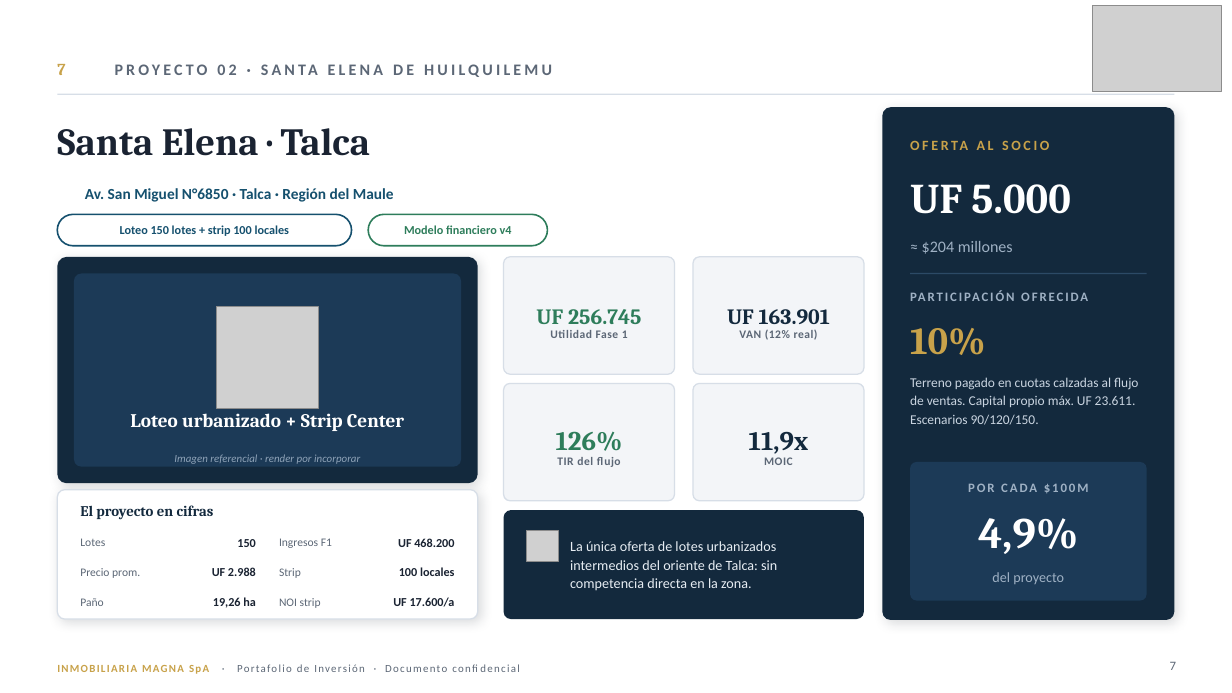
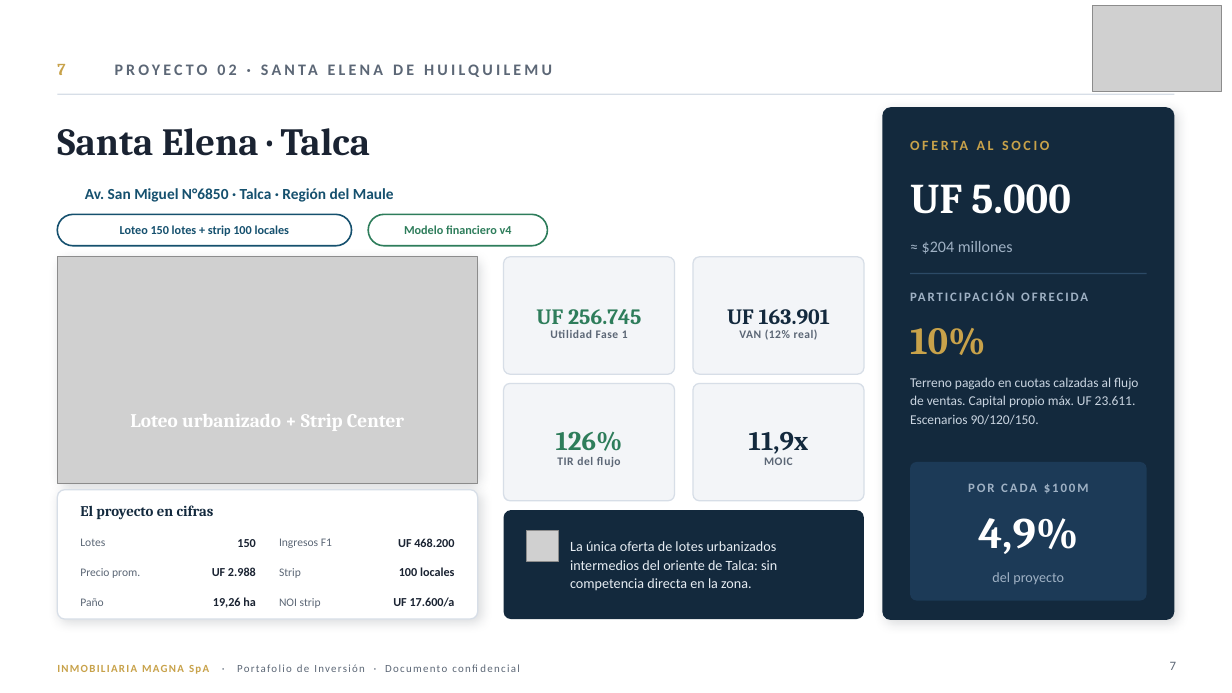
Before and after one commit to aramirezschuchhardt-eng/ali, a slide deck: slide 7 of Portafolio_Inversion_Magna_2026_MAGNA.pptx. Drawn at 1232x693 pixels with LibreOffice and Linux fonts; fonts in the diff are those of the drawing; grey boxes stand for pictures; background and template pictures are left out. Boxes give left, top, right and bottom in pixels: in the first picture for what was removed or moved away, otherwise in the second. Text is boxed around its words. In the diff, an @@ line names an element or a change of style, - is before the commit and + after.

```diff
--- a/Portafolio_Inversion_Magna_2026_MAGNA.pptx
+++ b/Portafolio_Inversion_Magna_2026_MAGNA.pptx
@@ picture added at [57, 257, 478, 483] @@
@@ rounded rectangle removed at [74, 274, 461, 467] @@
@@ picture removed at [217, 307, 319, 409] @@
@@ text removed at [174, 454, 360, 464] @@
-Imagen referencial · render por incorporar
```
Also in this commit, not shown: 4 other files.
